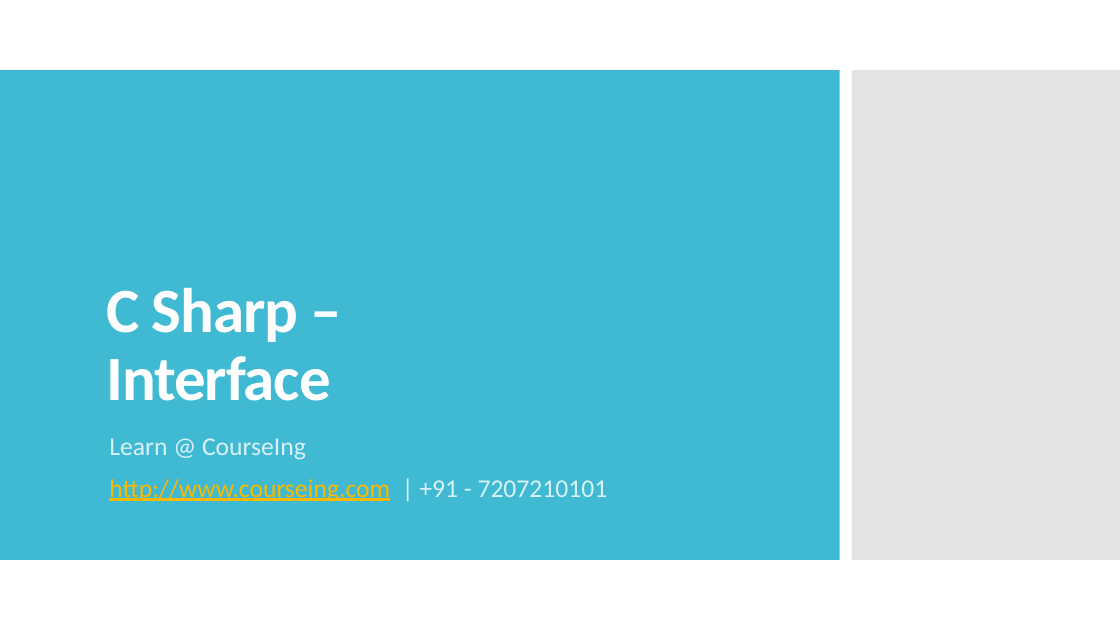
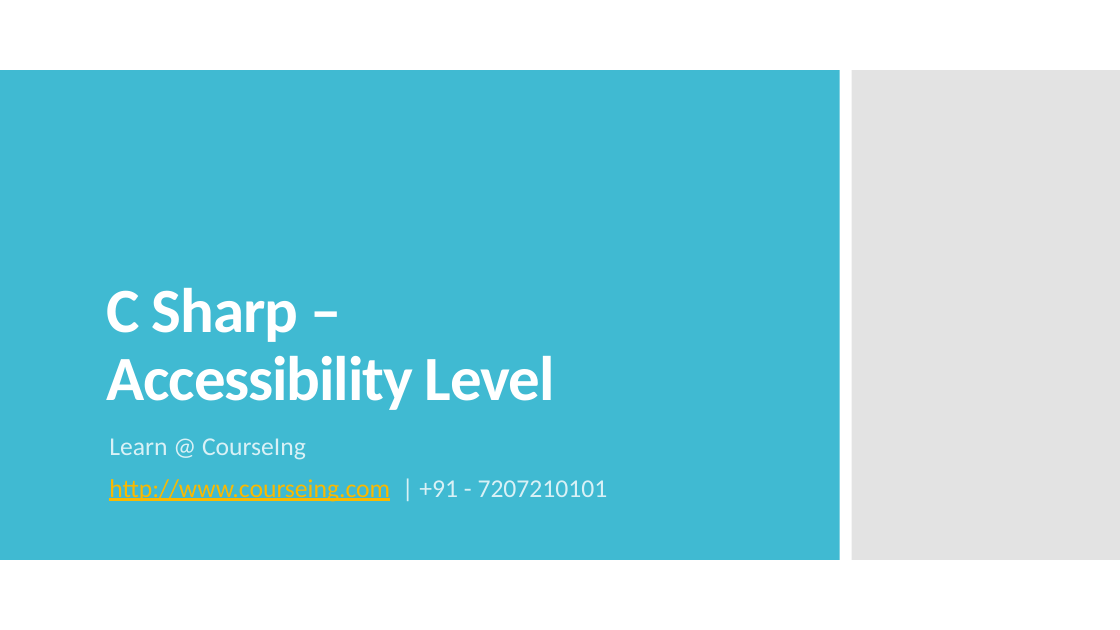
Before and after one commit to courseing/csharp-training, a slide deck: slide 1 of PPTs/C Sharp - Accessibility Levels.pptx. Drawn at 1120x630 pixels with LibreOffice and Linux fonts; fonts in the diff are those of the drawing. Boxes give left, top, right and bottom in pixels: in the first picture for what was removed or moved away, otherwise in the second. Text is boxed around its words. In the diff, an @@ line names an element or a change of style, - is before the commit and + after.

```diff
--- a/PPTs/C Sharp - Accessibility Levels.pptx
+++ b/PPTs/C Sharp - Accessibility Levels.pptx
@@ title at [107, 288, 555, 410]: text changed @@
-C Sharp –
-Interface
+C Sharp –
+Accessibility Level
```
